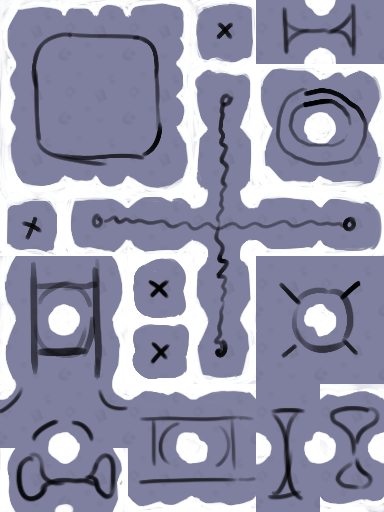
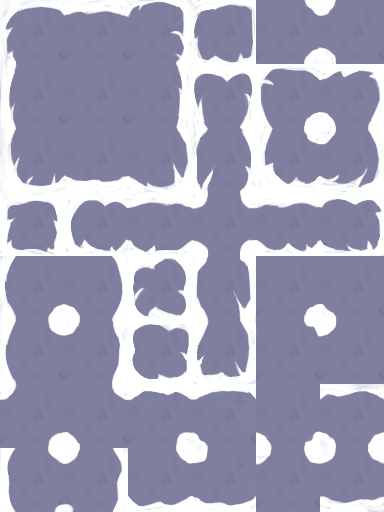
The second w=384, h=512 image is a revision of the first. Changes to its layers:
hid "Paint Layer 6" over (0, 1, 384, 505)
